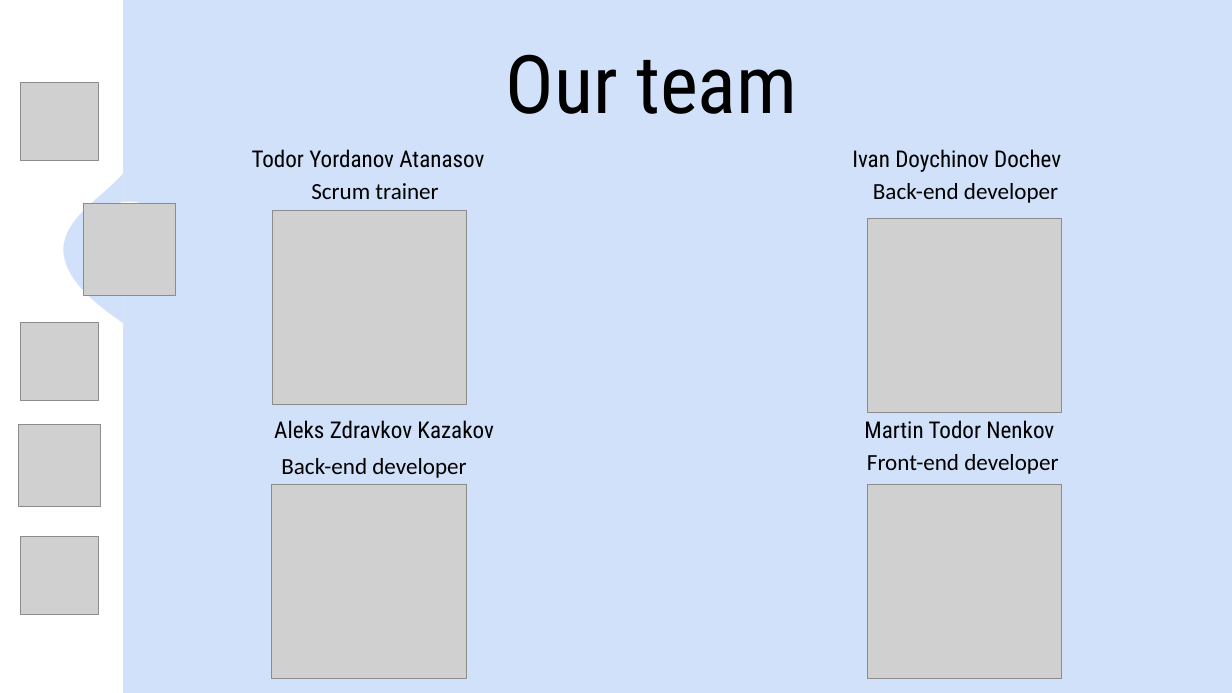
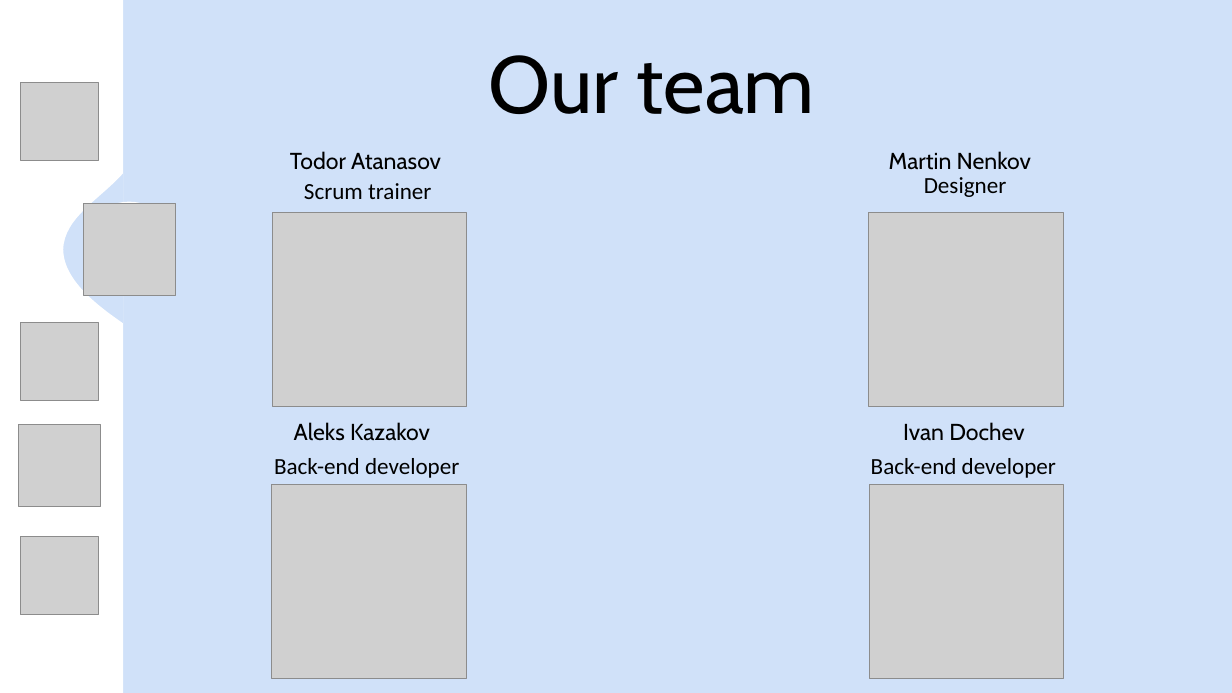
Before and after one commit to TYAtanasov21/Chemistry_Clash, a slide deck: slide 2 of documents/Presentation - Chemistry clash.pptx. Drawn at 1232x693 pixels with LibreOffice and Linux fonts; fonts in the diff are those of the drawing; grey boxes stand for pictures; background and template pictures are left out. Boxes give left, top, right and bottom in pixels: in the first picture for what was removed or moved away, otherwise in the second. Text is boxed around its words. In the diff, an @@ line names an element or a change of style, - is before the commit and + after.

```diff
--- a/documents/Presentation - Chemistry clash.pptx
+++ b/documents/Presentation - Chemistry clash.pptx
@@ title "Our team" at <box>488,55,815,114</box>: font Roboto Condensed to Cabin @@
@@ text at <box>290,151,441,170</box>: text changed; font Roboto Condensed to Cabin @@
-Todor Yordanov Atanasov
+Todor Atanasov
@@ text "Scrum trainer": place and size @@
-text "Scrum trainer" at <box>311,183,438,199</box>
+text "Scrum trainer" at <box>304,183,431,199</box>
@@ text at <box>889,151,1031,170</box>: text changed; font Roboto Condensed to Cabin @@
-Martin Todor Nenkov
+Martin Nenkov
@@ text added at <box>924,177,1006,197</box>, 18 pt, text #000000 @@
+Designer
@@ picture: place and size @@
-picture at <box>868,484,1062,678</box>
+picture at <box>869,213,1063,407</box>
@@ text "Back-end developer": place and size @@
-text "Back-end developer" at <box>281,458,466,478</box>
+text "Back-end developer" at <box>274,458,459,478</box>
@@ text at <box>294,422,430,441</box>: text changed; font Roboto Condensed to Cabin @@
-Aleks Zdravkov Kazakov
+Aleks Kazakov
@@ text "Back-end developer": place and size @@
-text "Back-end developer" at <box>873,183,1058,203</box>
+text "Back-end developer" at <box>871,458,1056,478</box>
@@ text at <box>903,422,1024,441</box>: text changed; font Roboto Condensed to Cabin @@
-Ivan Doychinov Dochev
+Ivan Dochev
@@ text removed at <box>867,454,1058,474</box> @@
-Front-end developer
@@ picture: place and size @@
-picture at <box>868,218,1062,412</box>
+picture at <box>870,484,1064,678</box>
```
Also in this commit, not shown: 3 other slides changed, 2 other files.
